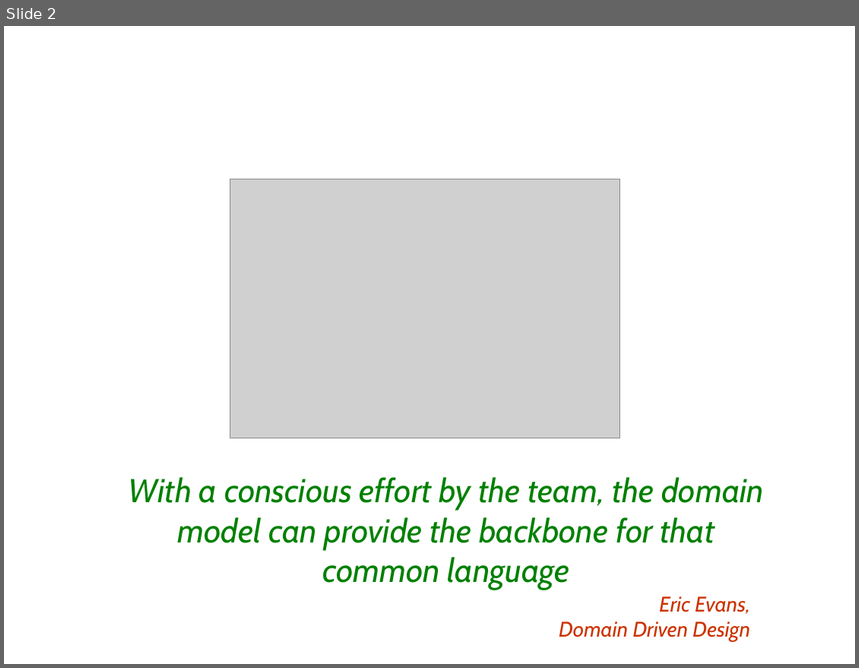
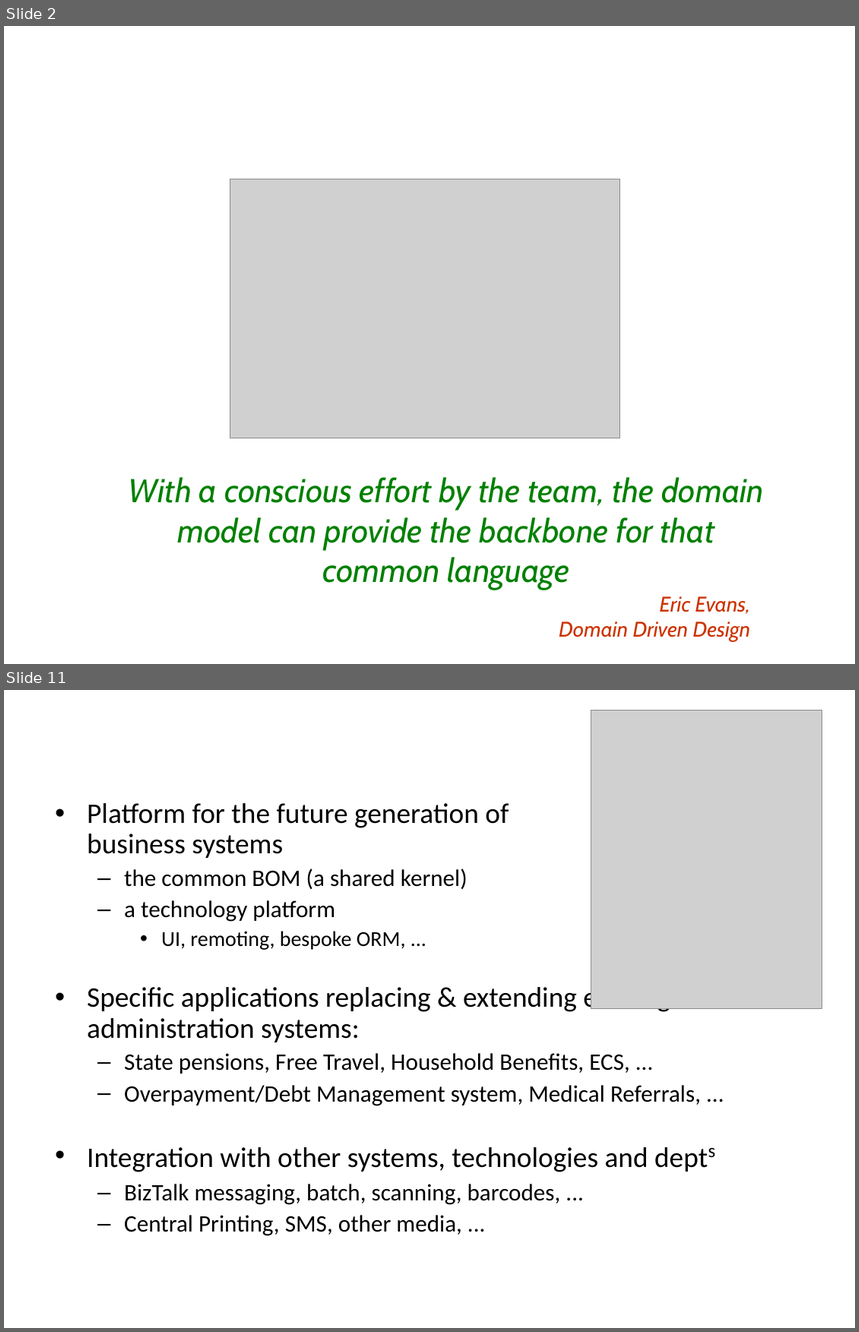
Before and after one commit to apache/causeway, a slide deck: src/site/resources/presentations/IntroducingApacheIsis.odp. Shown one above the other, each under a label of ours: slide 2 before the commit, slides 2 and 11 after it; the slides between them are not shown. The pictures are 859x668 and 859x1332 pixels, drawn with LibreOffice and Linux fonts; fonts in the diff are those of the drawing; grey boxes stand for pictures; background and template pictures are left out. Boxes give left, top, right and bottom in pixels: in the first picture for what was removed or moved away, otherwise in the second. Text is boxed around its words. In the diff, an @@ line names an element or a change of style, - is before the commit and + after.

```diff
--- a/src/site/resources/presentations/IntroducingApacheIsis.odp
+++ b/src/site/resources/presentations/IntroducingApacheIsis.odp
@@ slide 11 added at [4, 690, 855, 1328], background #FFFFFF @@
@@ title added at [88, 701, 855, 768], 28 pt, text #FFFFFF, bold @@
+The DSP: What?
@@ picture added at [591, 710, 822, 1009] @@
@@ text added at [87, 803, 701, 1236], 20 pt, text #000000 @@
+• Platform for the future generation of
+  business systems
+  – the common BOM (a shared kernel)
+  – a technology platform
+    • UI, remoting, bespoke ORM, ...
+• Specific applications replacing & extending existing administration systems:
+  – State pensions, Free Travel, Household Benefits, ECS, ...
+  – Overpayment/Debt Management system, Medical Referrals, ...
+• Integration with other systems, technologies and depts
+  – BizTalk messaging, batch, scanning, barcodes, ...
+  – Central Printing, SMS, other media, ...
```
Also in this commit, not shown: 6 slides changed, 2 other slides added, 14 other files.
